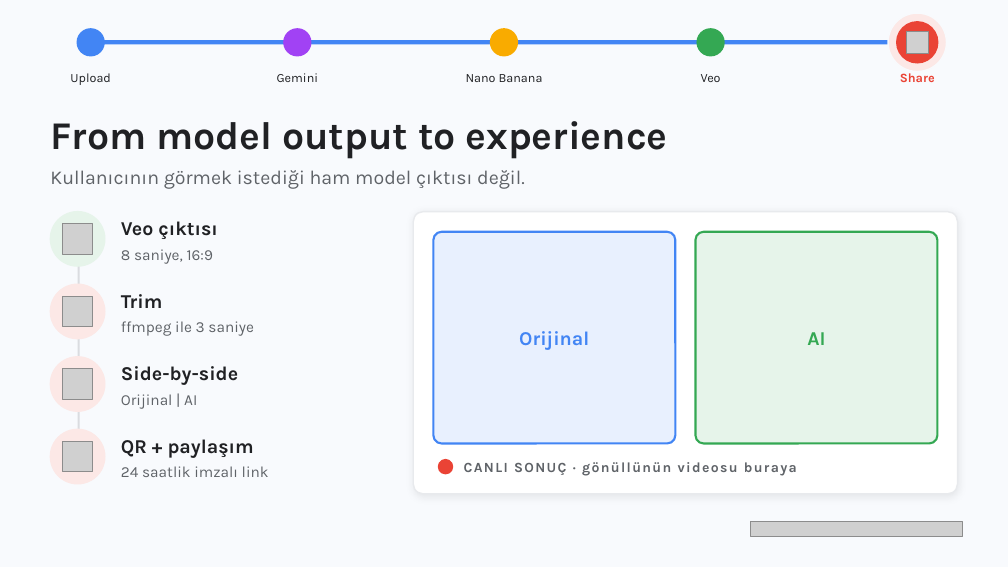
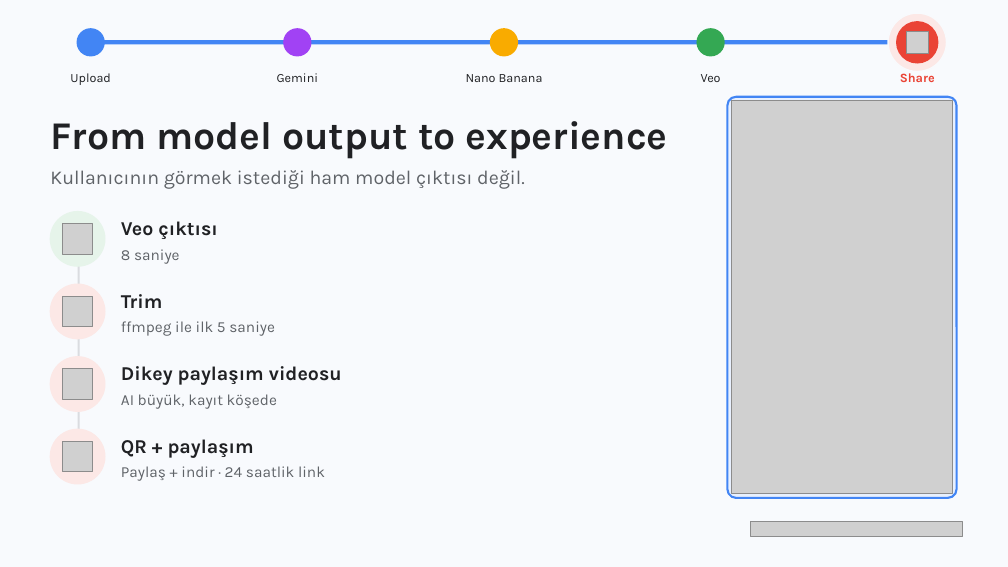
Before and after one commit to eyupece/BuildingMotionWithAi, a slide deck: slide 15 of talk/BuildingMotionWithAI.pptx. Drawn at 1008x567 pixels with LibreOffice and Linux fonts; fonts in the diff are those of the drawing; grey boxes stand for pictures. Boxes give left, top, right and bottom in pixels: in the first picture for what was removed or moved away, otherwise in the second. Text is boxed around its words. In the diff, an @@ line names an element or a change of style, - is before the commit and + after.

Commit message:
Talk: final deck

```diff
--- a/talk/BuildingMotionWithAI.pptx
+++ b/talk/BuildingMotionWithAI.pptx
@@ rounded rectangle: place and size @@
-rounded rectangle at (433, 232, 675, 444)
+rounded rectangle at (728, 97, 957, 498)
@@ picture added at (732, 101, 953, 494) @@
@@ rounded rectangle removed at (413, 212, 958, 494) @@
@@ rounded rectangle removed at (696, 232, 937, 444) @@
@@ text at (121, 249, 180, 264): text changed @@
-8 saniye, 16:9
+8 saniye
@@ text at (121, 321, 275, 336): text changed @@
-ffmpeg ile 3 saniye
+ffmpeg ile ilk 5 saniye
@@ text removed at (519, 331, 589, 350) @@
-Orijinal
@@ text removed at (807, 332, 825, 345) @@
-AI
@@ text at (121, 366, 342, 385): text changed @@
-Side-by-side
+Dikey paylaşım videosu
@@ text at (121, 394, 277, 409): text changed @@
-Orijinal | AI
+AI büyük, kayıt köşede
@@ text at (121, 466, 325, 481): text changed @@
-24 saatlik imzalı link
+Paylaş + indir · 24 saatlik link
@@ ellipse removed at (438, 460, 453, 474) @@
@@ text removed at (464, 462, 797, 476) @@
-CANLI SONUÇ · gönüllünün videosu buraya
```
Also in this commit, not shown: 6 other slides changed.
